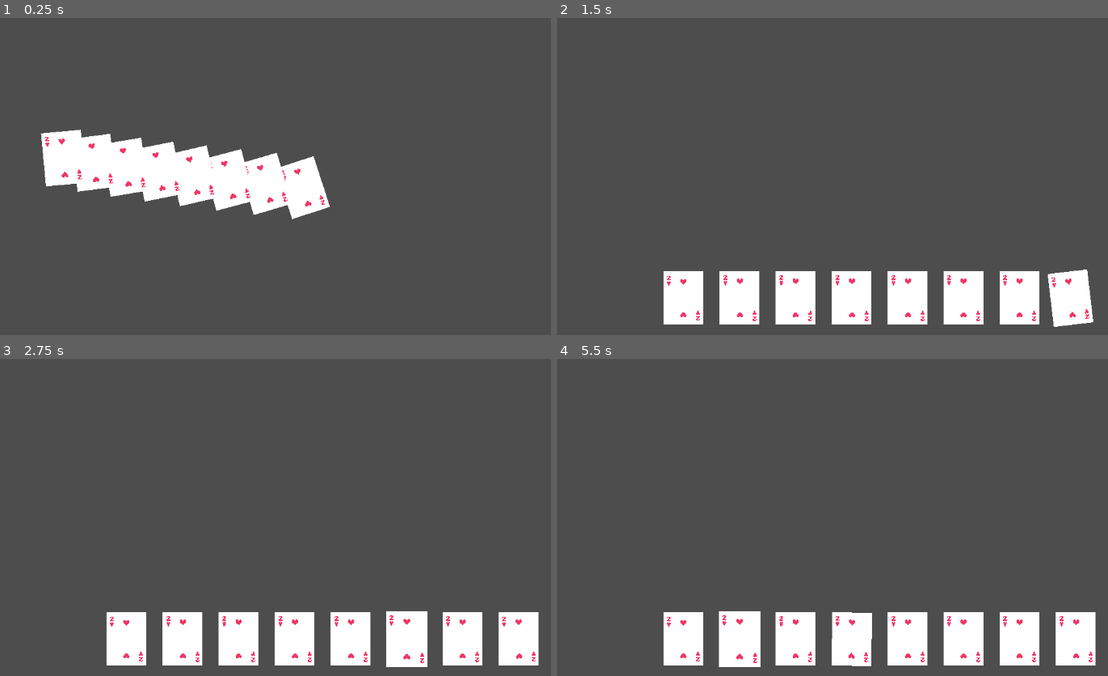
Above: before the commit, frames 1-4 (two rows, left to right).
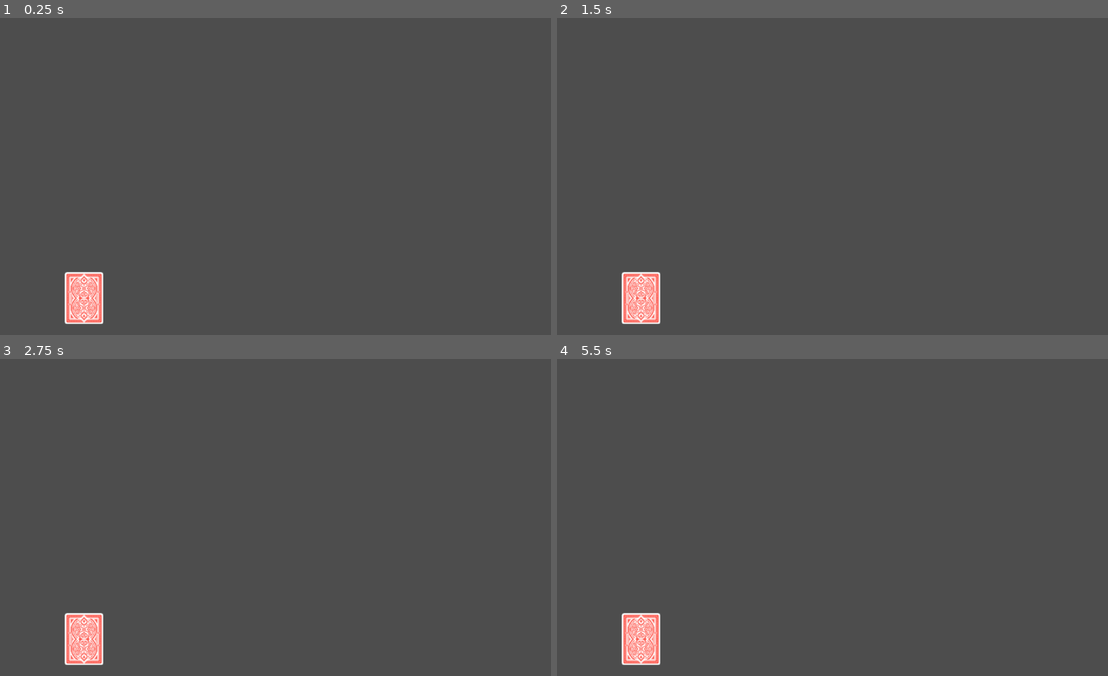
Above: after the commit, the same moments.

Repository: SalC124/rhombatro
Game: Godot game, scene res://scenes/Main.tscn
Two runs of this game, one before a commit and one after it. Both use one fixed random seed, a clock stepped at 60 frames per second and the inputs below.
Inputs (mouse positions are in pixels of both pictures, inside the frame that each line leads up to):
- Up to frame 1 (0.25 s): no input
- Up to frame 2 (1.5 s): drag from (1074, 296) to (909, 296) at 0.52 s; drag from (1019, 296) to (849, 296) at 1.27 s
- Up to frame 3 (2.75 s): move the mouse to (407, 637) at 2.02 s; click (407, 637) at 2.17 s
- Up to frame 4 (5.5 s): tap Enter at 2.75 s; drag from (909, 637) to (738, 637) at 2.77 s; drag from (849, 637) to (683, 637) at 3.52 s; drag from (793, 637) to (964, 637) at 4.27 s; move the mouse to (738, 637) at 5.02 s; click (738, 637) at 5.17 s

The runs differ from the first frame. In frame 1, 9.7% of the frame differs, in the area x 7-60%, y 35-97%; in frame 2, 11%; in frame 3, 11%; in frame 4, 11%, in the area x 11-98%, y 79-98%.

Commit message:
all fixed with semi deck made

Diff:
--- /dev/null
+++ b/scenes/Deck.gd
@@ -0,0 +1,18 @@
+extends Node2D
+
+var player_deck = ["2Hrt", "2Hrt", "2Hrt"]
+
+# Called when the node enters the scene tree for the first time.
+func _ready() -> void:
+	pass # Replace with function body.
+
+
+# Called every frame. 'delta' is the elapsed time since the previous frame.
+func draw_card():
+	print("draw")
+	#var card_scene = preload(CARD_SCENE_PATH)
+	#for i in range(HAND_COUNT):
+		#var new_card = card_scene.instantiate()
+		#$"../CardManager".add_child(new_card)
+		#new_card.name = "Caehrd"
+		#add_card_to_hand(new_card)
--- /dev/null
+++ b/scenes/InputManager.gd
@@ -0,0 +1,37 @@
+extends Node2D
+
+signal left_mouse_button_clicked
+signal left_mouse_button_released
+
+const COLLISION_MASK_CARD = 1
+const COLLISION_MASK_DECK = 2
+
+var card_manager_reference
+var deck_reference
+
+func _ready() -> void:
+	card_manager_reference = $"../CardManager"
+	deck_reference = $"../Deck"
+
+func _input(event):
+	if event is InputEventMouseButton and event.button_index == MOUSE_BUTTON_LEFT:
+		if event.pressed:
+			emit_signal("left_mouse_button_clicked")
+			raycast_at_cursor()
+		else:
+			emit_signal("left_mouse_button_released")
+
+func raycast_at_cursor():
+	var space_state = get_world_2d().direct_space_state
+	var parameters = PhysicsPointQueryParameters2D.new()
+	parameters.position= get_global_mouse_position()
+	parameters.collide_with_areas = true
+	var result = space_state.intersect_point(parameters)
+	if result.size()>0:
+		var result_collision_mask = result[0].collider.collision_mask
+		if result_collision_mask == COLLISION_MASK_CARD:
+			var card_found = result[0].collider.get_parent()
+			if card_found:
+				card_manager_reference.start_drag(card_found)
+		elif result_collision_mask == COLLISION_MASK_DECK:
+			deck_reference.draw_card()
--- a/scenes/Main.tscn
+++ b/scenes/Main.tscn
@@ -1,7 +1,17 @@
 [gd_scene format=3 uid="uid://cvrfd1rl7qiea"]
 
 [ext_resource type="Script" uid="uid://davr8dw2xo6sd" path="res://scripts/card_manager.gd" id="1_rvslj"]
-[ext_resource type="Script" uid="uid://uxoed6gc20gs" path="res://scenes/PlayerHand.gd" id="2_rvslj"]
+[ext_resource type="Script" uid="uid://uxoed6gc20gs" path="res://scripts/PlayerHand.gd" id="2_rvslj"]
+[ext_resource type="Script" uid="uid://p8evnt5tinbi" path="res://scenes/Deck.gd" id="3_vcsgt"]
+[ext_resource type="Texture2D" uid="uid://bsr2nidd6pxwm" path="res://assets/PC _ Computer - Balatro - Playing Cards - Card Backs, Enhancers and Seals.png" id="4_c01mt"]
+[ext_resource type="Script" uid="uid://c7oif0iu8su4u" path="res://scenes/InputManager.gd" id="5_nxtc6"]
+
+[sub_resource type="AtlasTexture" id="AtlasTexture_jlsqs"]
+atlas = ExtResource("4_c01mt")
+region = Rect2(1, 1, 69, 93)
+
+[sub_resource type="RectangleShape2D" id="RectangleShape2D_rvslj"]
+size = Vector2(68, 93)
 
 [node name="Main" type="Node2D" unique_id=174701204]
 
@@ -10,3 +20,19 @@
 
 [node name="PlayerHand" type="Node2D" parent="." unique_id=1148707022]
 script = ExtResource("2_rvslj")
+
+[node name="Deck" type="Node2D" parent="." unique_id=1058624422]
+position = Vector2(150, 500)
+script = ExtResource("3_vcsgt")
+
+[node name="Sprite2D" type="Sprite2D" parent="Deck" unique_id=335777525]
+texture = SubResource("AtlasTexture_jlsqs")
+
+[node name="Area2D" type="Area2D" parent="Deck" unique_id=1059723784]
+
+[node name="CollisionShape2D" type="CollisionShape2D" parent="Deck/Area2D" unique_id=1370768321]
+position = Vector2(0, 0.5)
+shape = SubResource("RectangleShape2D_rvslj")
+
+[node name="InputManager" type="Node2D" parent="." unique_id=420829206]
+script = ExtResource("5_nxtc6")
--- a/scenes/PlayerHand.gd
+++ b/scripts/PlayerHand.gd
@@ -1,6 +1,5 @@
 extends Node2D
 
-const HAND_COUNT=8
 const CARD_SCENE_PATH = "res://scenes/Card.tscn"
 const CARD_WIDTH = 100
 const HAND_Y_POSITION =500
@@ -12,12 +11,7 @@
 func _ready() -> void:
 	center_screen_x = get_viewport().size.x /2
 
-	var card_scene = preload(CARD_SCENE_PATH)
-	for i in range(HAND_COUNT):
-		var new_card = card_scene.instantiate()
-		$"../CardManager".add_child(new_card)
-		new_card.name = "Card"
-		add_card_to_hand(new_card)
+
 
 func add_card_to_hand(card):
 	if card not in player_hand:
--- a/scripts/card_manager.gd
+++ b/scripts/card_manager.gd
@@ -17,6 +17,7 @@
 func _ready() -> void:
 	screen_size = get_viewport_rect().size
 	player_hand_reference = $"../PlayerHand"
+	$"../InputManager".connect("left_mouse_button_released", on_left_click_released)
 
 func _process(_delta: float) -> void:
 	if card_being_dragged:
@@ -122,3 +123,6 @@
 			highest_z_card = current_card
 			highest_z_index = current_card.z_index
 	return highest_z_card
+
+func on_left_click_released():
+	print("bruh")
Binary file added: assets/PC _ Computer - Balatro - Playing Cards - Card Backs, Enhancers and Seals.png
Not shown, added: assets/PC _ Computer - Balatro - Playing Cards - Card Backs, Enhancers and Seals.png.import
Not shown, added: scenes/Deck.gd.uid
Not shown, added: scenes/InputManager.gd.uid
Renamed: scenes/PlayerHand.gd.uid -> scripts/PlayerHand.gd.uid
